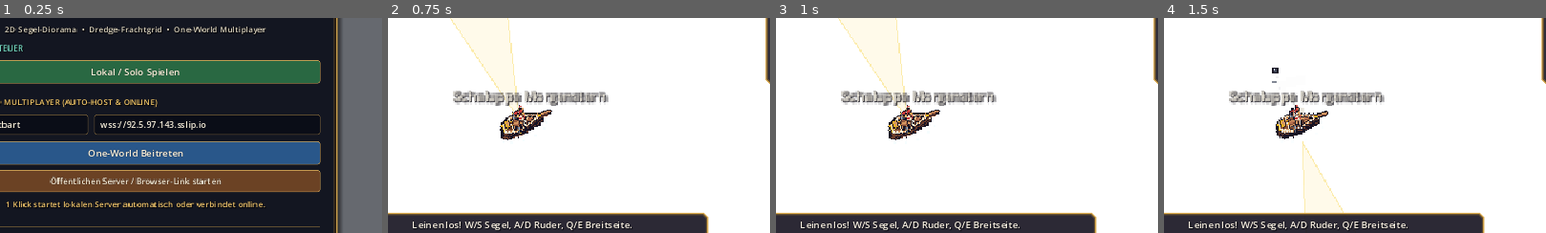
Above: before the commit, frames 1-4 (left to right).
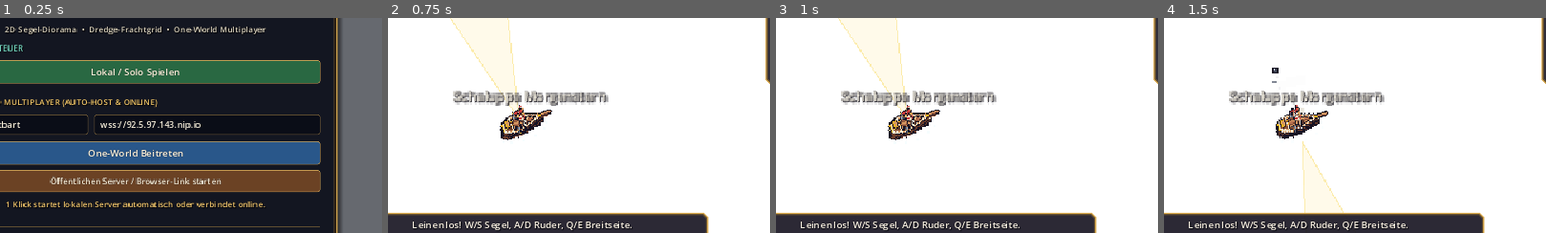
Above: after the commit, the same moments.

Repository: gandidast/high-seas-privateer
Game: Godot game, scene res://main.tscn
The game is run twice, just before and just after one commit, with the same random seed, the same clock (stepped at 60 frames per second) and the same inputs.
Inputs (mouse positions are % of the whole screen's width and height, from its top left):
- Up to frame 1 (0.25 s): no input
- Up to frame 2 (0.75 s): click "Lokal / Solo Spielen" at 0.5 s
- Up to frame 3 (1 s): no input
- Up to frame 4 (1.5 s): tap Enter at 1.25 s; move the mouse to (72, 45) at 1.27 s; hold D (steer_right) from 1.28 s (still down); hold Q (fire_port) from 1.28 s (still down); click (72, 45) at 1.42 s
The pictures show only the part of the screen within x 32-82%, y 24-74%; the shares and areas given below are measured in that part.

The runs differ from the first frame. In frame 1, 0.1% of the frame differs, in the area x 46-54%, y 48-52%; in frame 2, nothing differs; in frame 3, nothing differs; in frame 4, nothing differs.

Commit message:
Switch default Oracle WSS domain to 92.5.97.143.nip.io to bypass AdGuard sslip.io DNS block

Diff:
--- a/net/server_config.gd
+++ b/net/server_config.gd
@@ -4,10 +4,11 @@
 ## Supports 24/7 Oracle Cloud (sslip.io wss://), Render.com, Hugging Face, local localhost fallback,
 ## HTML5 URL query parameters (?server=wss://...), and persistent captain profile.
 
-const DEFAULT_SERVER_URL := "wss://92.5.97.143.sslip.io"
+const DEFAULT_SERVER_URL := "wss://92.5.97.143.nip.io"
 const LOCAL_SERVER_URL := "ws://localhost:8080"
 const PROFILE_PATH := "user://player_profile.cfg"
 const DEPRECATED_DEFAULT_URLS := [
+	"wss://92.5.97.143.sslip.io",
 	"wss://high-seas-privateer.onrender.com",
 	"wss://fabsipapi-high-seas-privateer.hf.space",
 	"wss://DEINE-ORACLE-IP.sslip.io"
